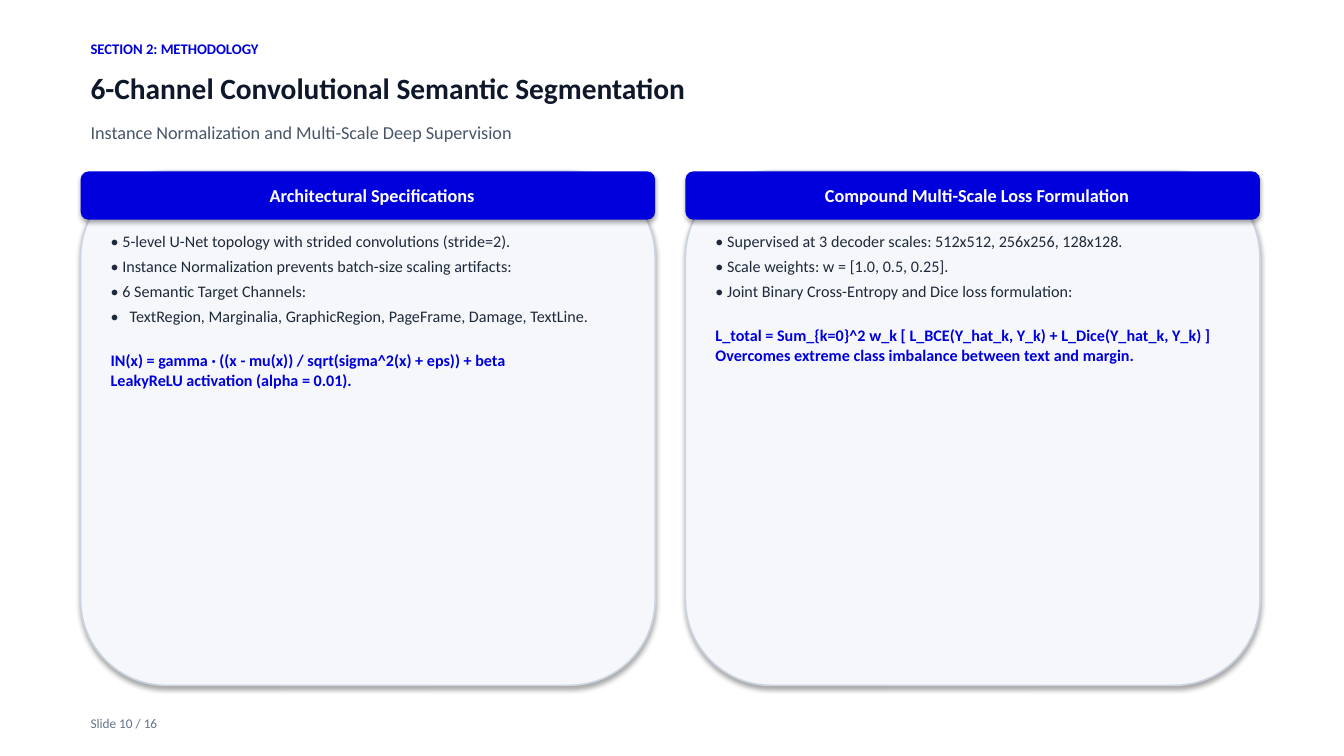
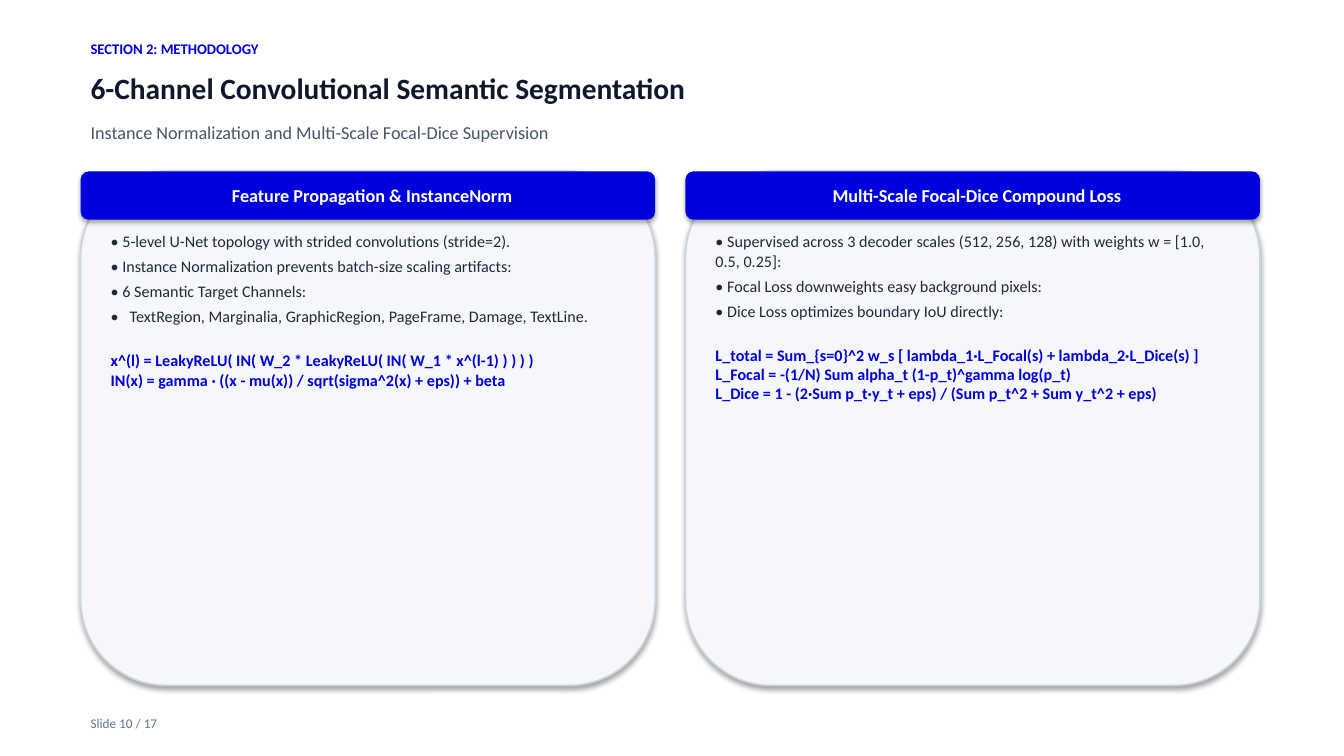
Before and after one commit to Dakshankarthic/Indic, a slide deck: slide 10 of docs/Archival_Manuscript_Layout_Analysis_Presentation.pptx. Drawn at 1344x756 pixels with LibreOffice and Linux fonts; fonts in the diff are those of the drawing. Boxes give left, top, right and bottom in pixels: in the first picture for what was removed or moved away, otherwise in the second. Text is boxed around its words. In the diff, an @@ line names an element or a change of style, - is before the commit and + after.

Commit message:
docs: add DINOv2 self-attention, nnUNet focal-dice loss, and CTC-OCR formulations to PowerPoint deck

```diff
--- a/docs/Archival_Manuscript_Layout_Analysis_Presentation.pptx
+++ b/docs/Archival_Manuscript_Layout_Analysis_Presentation.pptx
@@ text at bbox=[91, 126, 549, 142]: text changed @@
-Instance Normalization and Multi-Scale Deep Supervision
+Instance Normalization and Multi-Scale Focal-Dice Supervision
@@ text in rounded rectangle at bbox=[232, 189, 512, 205]: text changed @@
-Architectural Specifications
+Feature Propagation & InstanceNorm
@@ text in rounded rectangle at bbox=[833, 189, 1122, 205]: text changed @@
-Compound Multi-Scale Loss Formulation
+Multi-Scale Focal-Dice Compound Loss
@@ text at bbox=[715, 235, 1204, 402]: text changed; text colour #1E293B to #0000DC; bold on @@
-• Supervised at 3 decoder scales: 512x512, 256x256, 128x128.
-• Scale weights: w = [1.0, 0.5, 0.25].
-• Joint Binary Cross-Entropy and Dice loss formulation:
-L_total = Sum_{k=0}^2 w_k [ L_BCE(Y_hat_k, Y_k) + L_Dice(Y_hat_k, Y_k) ]
-Overcomes extreme class imbalance between text and margin.
+• Supervised across 3 decoder scales (512, 256, 128) with weights w = [1.0, 0.5, 0.25]:
+• Focal Loss downweights easy background pixels:
+• Dice Loss optimizes boundary IoU directly:
+L_total = Sum_{s=0}^2 w_s [ lambda_1·L_Focal(s) + lambda_2·L_Dice(s) ]
+L_Focal = -(1/N) Sum alpha_t (1-p_t)^gamma log(p_t)
+L_Dice = 1 - (2·Sum p_t·y_t + eps) / (Sum p_t^2 + Sum y_t^2 + eps)
@@ text at bbox=[111, 354, 505, 389]: text changed @@
-IN(x) = gamma · ((x - mu(x)) / sqrt(sigma^2(x) + eps)) + beta
-LeakyReLU activation (alpha = 0.01).
+x^(l) = LeakyReLU( IN( W_2 * LeakyReLU( IN( W_1 * x^(l-1) ) ) ) )
+IN(x) = gamma · ((x - mu(x)) / sqrt(sigma^2(x) + eps)) + beta
@@ text at bbox=[91, 719, 157, 728]: text changed @@
-Slide 10 / 16
+Slide 10 / 17
```
Also in this commit, not shown: 14 other slides changed, 1 slide added, 2 other files.
